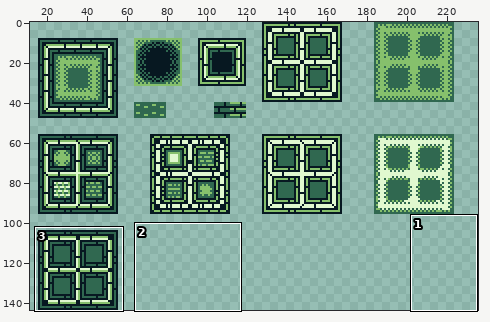
Sprite sheet: assets/tilesets/TileSet_Maze.png. The first picture is a wide view before the edit; the outline marks the close-up.
Close-up. As it was:
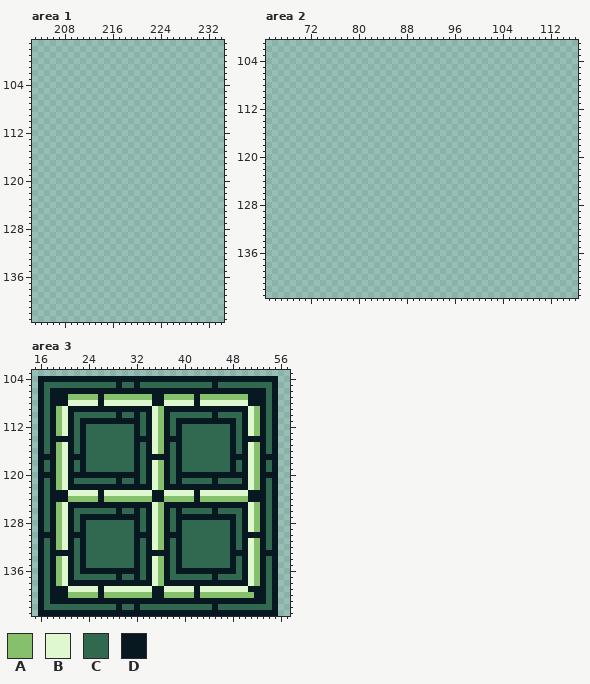
The file is 240x144 pixels. Shown: area 1: x 203..234, y 97..143; area 2: x 65..116, y 101..143; area 3: x 15..57, y 103..143. The wide view leaves out empty margins. The commit also changed other parts of the picture, which this record leaves out.
Palette (. is transparent): A #86c06c  B #e0f8cf  C #306850  D #071821
Pixels before, area 3, first column x 16:
104 DDDDDDDDDDDDDDDDDDDDDDDDDDDDDDDDDDDDDDDD
105 DCCCCCCCCCCCCDCCDCCCCCCCCCCCCDCCCCCCCCCD
106 DCDDDDDDDDDDDDDDDDDDDDDDDDDDDDDDDDDDDDCD
107 DCDDDAAAAADAAAAAAAADDAAAAADAAAAAAAADDDCD
108 DCDDDBBBBBDBBBBBBBBDDBBBBBDBBBBBBBBDDDCD
109 DCDABDDDDDDDDDDDDDDBADDDDDDDDDDDDDDBADCD
110 DCDABDCCCCCCCDCCDCDBADCCCCCCCDCCCCDBADCD
111 DCDABDCDDDDDDDDDDCDBADCDDDDDDDDDDCDBADCD
112 DCDABDCDCCCCCCCCDCDBADCDCCCCCCCCDCDBADCD
113 DCDABDCDCCCCCCCCDCDBADCDCCCCCCCCDCDBADCD
114 DCDDDDCDCCCCCCCCDDDBADDDCCCCCCCCDCDDDDCD
115 DCDABDCDCCCCCCCCDCDBADCDCCCCCCCCDCDBADCD
116 DCDABDCDCCCCCCCCDCDBADCDCCCCCCCCDCDBADCD
117 DDDABDDDCCCCCCCCDCDDDDCDCCCCCCCCDDDBADDD
118 DCDABDCDCCCCCCCCDCDBADCDCCCCCCCCDCDBADCD
119 DCDABDCDCCCCCCCCDCDBADCDCCCCCCCCDCDBADCD
120 DDDABDDDDDDDDDDDDCDBADCDDDDDDDDDDDDBADDD
121 DCDABDCCCCCCCDCCDCDBADCDCCCCCDCCCCDBADCD
122 DCDABDDDDDDDDDDDDDDBADDDDDDDDDDDDDDBADCD
123 DCDDDBBBBBDBBBBBBBBDDBBBBBDBBBBBBBBDDDCD
124 DCDDDAAAAADAAAAAAAADDAAAAADAAAAAAAADDDCD
125 DCDABDDDDDDDDDDDDDDBADDDDDDDDDDDDDDBADCD
126 DCDABDCCCCCCCDCCDCDBADCDCCCCCDCCCCDBADCD
127 DCDABDCDDDDDDDDDDCDBADCDDDDDDDDDDCDBADCD
128 DCDABDCDCCCCCCCCDCDBADCDCCCCCCCCDCDBADCD
129 DCDABDCDCCCCCCCCDCDBADCDCCCCCCCCDCDBADCD
130 DDDABDDDCCCCCCCCDDDBADDDCCCCCCCCDCDDDDCD
131 DCDABDCDCCCCCCCCDCDBADCDCCCCCCCCDCDBADCD
132 DCDABDCDCCCCCCCCDCDBADCDCCCCCCCCDCDBADCD
133 DCDDDDCDCCCCCCCCDCDDDDCDCCCCCCCCDDDBADDD
134 DCDABDCDCCCCCCCCDCDBADCDCCCCCCCCDCDBADCD
135 DCDABDCDCCCCCCCCDCDBADCDCCCCCCCCDCDBADCD
136 DCDABDCDDDDDDDDDDCDBADCDDDDDDDDDDCDBADCD
137 DCDABDCCCCCCCDCCDCDBADCCCCCCCDCCCCDBADCD
138 DCDABDDDDDDDDDDDDDDBADDDDDDDDDDDDDDBADCD
139 DCDDDBBBBBDBBBBBBBBDDBBBBBDBBBBBBBBDDDCD
140 DCDDDAAAAADAAAAAAAADDAAAAADAAAAAAAAADDCD
141 DCDDDDDDDDDDDDDDDDDDDDDDDDDDDDDDDDDDDDCD
142 DCCCCCCCCCCCCDCCDCCCCCCCCCCCCDCCCCCCCCCD
143 DDDDDDDDDDDDDDDDDDDDDDDDDDDDDDDDDDDDDDDD
Once edited:
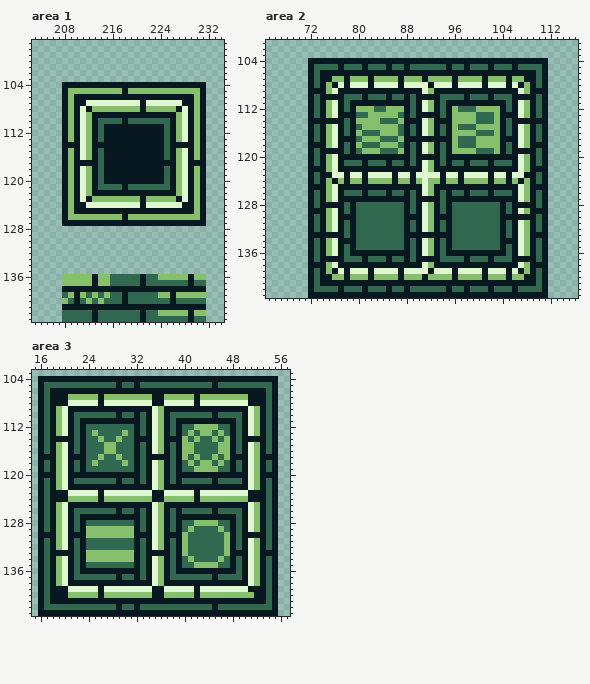
Changes in this commit:
Changed rows in their new state; - is an unchanged pixel.
Area 1:
first column x 208:
104 DDDDDDDDDDDDDDDDDDDDDDDD
105 DAAAAAAAAADAAAAAAAAAAAAD
106 DADDDDDDDDDDDDDDDDDDDDAD
107 DADDBBBBBBBBBDBBBBBBDDAD
108 DADBDAAAAAAAADAAAAADBDAD
109 DADBADDDDDDDDDDDDDDABDAD
110 DADBADCCCCDCCCCCCCDABDAD
111 DADBADCDDDDDDDDDDCDABDAD
112 DADBADCDDDDDDDDDDCDABDAD
113 DADBADCDDDDDDDDDDCDABDAD
114 DDDBADDDDDDDDDDDDCDDDDAD
115 DADBADCDDDDDDDDDDCDABDAD
116 DADBADCDDDDDDDDDDCDABDAD
117 DADDDDCDDDDDDDDDDDDABDDD
118 DADBADCDDDDDDDDDDCDABDAD
119 DADBADCDDDDDDDDDDCDABDAD
120 DADBADCDDDDDDDDDDCDABDAD
121 DADBADCCCCDCCCCCCCDABDAD
122 DADBADDDDDDDDDDDDDDABDAD
123 DADBDAAAAAAAADAAAAADBDAD
124 DADDBBBBBBBBBDBBBBBBDDAD
125 DADDDDDDDDDDDDDDDDDDDDAD
126 DAAAAAAAAADAAAAAAAAAAAAD
127 DDDDDDDDDDDDDDDDDDDDDDDD
first column x 208:
136 AAAAADAACCCCCDCCAAAAADAA
137 AAAAADAACCCCCDCCCCCCCDCC
138 DDDDDDDDDDDDDDDDDDDDDDDD
139 CADACACACCDCCCCCAADAAAAA
140 ACDCACACCCDCCCCCCCDCCCCC
141 DDDDDDDDDDDDDDDDDDDDDDDD
142 CCCCCDCCCCCCCDCCAAAAADAA
143 CCCCCDCCCCCCCDCCCCCCCDCC
Area 2:
first column x 72:
104 DDDDDDDDDDDDDDDDDDDDDDDDDDDDDDDDDDDDDDDD
105 DCCCCDCCCDCCCDCCDCCCCCCDCCDCCCDCCCDCCCCD
106 DCDDDDDDDDDDDDDDDDDDDDDDDDDDDDDDDDDDDDCD
107 DCDDAADAAADAAAADAAADAAAADAAAADAAADAADDCD
108 DCDADBDBBBDBBBBDBBBBDBBBDBBBBDBBBDBDADCD
109 DDDABDDDDDDDDDDDDDDBADDDDDDDDDDDDDDBADDD
110 DCDDDDCCCDCCCDCCDCDDDDCCCCDCCCDCCCDDDDCD
111 DCDABDCDDDDDDDDDDCDBADCDDDDDDDDDDCDBADCD
112 DCDABDCDAAACCAAADCDBADCDACCCAAAADCDBADCD
113 DCDABDDDCCAAAAACDCDDDDCDAAAACCCADDDBADCD
114 DDDDDDCDAAAACCCADDDBADDDAAAACCCADCDDDDDD
115 DCDABDCDCAAAAAACDCDBADCDACCCAAAADCDBADCD
116 DCDABDCDACCCAAACDCDBADCDAAAACCCADCDBADCD
117 DCDABDDDCAAACCCADDDDDDDDACCCAAAADDDBADCD
118 DDDABDCDACCCAAACDCDBADCDACCCAAAADCDBADDD
119 DCDDDDCDCAAACCCADCDBADCDAAAACCCADCDDDDCD
120 DCDABDDDDDDDDDDDDCDDDDCDDDDDDDDDDDDBADCD
121 DCDABDCCCDCCCDCCDCDBADCDCCDCCCDCCCDBADCD
122 DDDABDDDDDDDDDDDDDDBADDDDDDDDDDDDDDBADDD
123 DCDDBBDBBDBBBBDBBDBBBBDBBDBBBBDBBDBBDDCD
124 DCDADADAADAAAADAADABAADAADAAAADAADADADCD
125 DDDABDDDDDDDDDDDDDDBADDDDDDDDDDDDDDBADDD
126 DCDABDCCCDCCCDCCDCDBADCDCCDCCCDCCCDBADCD
127 DCDABDDDDDDDDDDDDCDDDDCDDDDDDDDDDDDBADCD
128 DCDDDDCDCCCCCCCCDCDBADCDCCCCCCCCDCDDDDCD
129 DDDABDCDCCCCCCCCDCDBADCDCCCCCCCCDCDBADDD
130 DCDABDDDCCCCCCCCDDDBADDDCCCCCCCCDDDDDDCD
131 DCDABDCDCCCCCCCCDCDBADCDCCCCCCCCDCDBADCD
132 DCDABDCDCCCCCCCCDCDBADCDCCCCCCCCDCDBADCD
133 DDDDDDCDCCCCCCCCDDDDDDDDCCCCCCCCDCDBADDD
134 DCDABDDDCCCCCCCCDCDBADCDCCCCCCCCDDDBADCD
135 DCDABDCDCCCCCCCCDCDBADCDCCCCCCCCDCDBADCD
136 DCDABDCDDDDDDDDDDCDBADCDDDDDDDDDDCDBADCD
137 DCDDDDCCCDCCCDCCDCDDDDCCCCDCCCDCCCDDDDCD
138 DDDABDDDDDDDDDDDDDDBADDDDDDDDDDDDDDBADDD
139 DCDADBDBBBDBBBBDBBBBDBBBDBBBBDBBBDBDADCD
140 DCDDAADAAADAAAADAAADAAAADAAAADAAADAADDCD
141 DCDDDDDDDDDDDDDDDDDDDDDDDDDDDDDDDDDDDDCD
142 DCCCCDCCCDCCCDCCDCCCCCCDCCDCCCDCCCDCCCCD
143 DDDDDDDDDDDDDDDDDDDDDDDDDDDDDDDDDDDDDDDD
Area 3:
first column x 25:
112 -----------------AAAA--
113 A----A----------A-AA-A-
114 -A--A----------A-A--A-A
115 --AA-----------AA----AA
116 --AA-----------AA----AA
117 -A--A----------A-A--A-A
118 A----A----------A-AA-A-
119 -----------------AAAA--
first column x 24:
128 ------------------AAAA--
129 AAAAAAAA---------A----A-
130 AAAAAAAA--------A------A
131 ----------------A------A
132 ----------------A------A
133 AAAAAAAA--------A------A
134 AAAAAAAA---------A----A-
135 ------------------AAAA--
